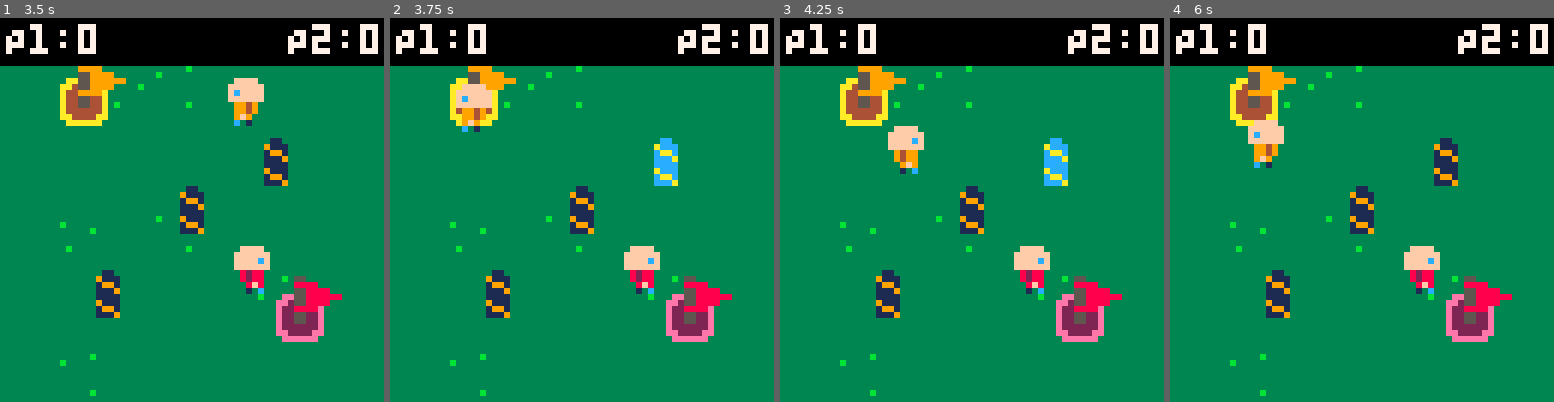
Above: before the commit, frames 1-4 (left to right).
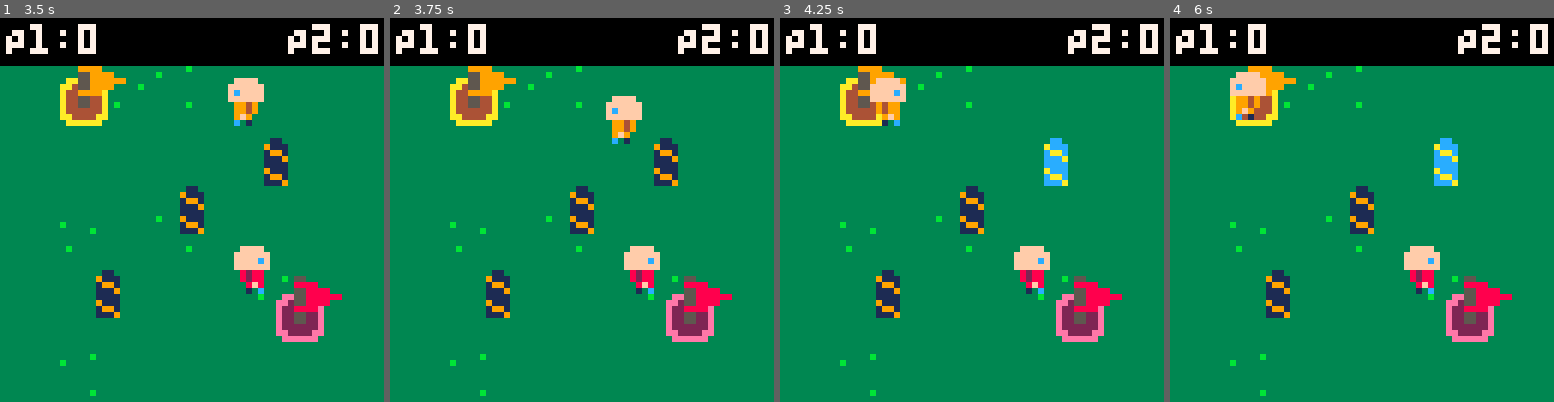
Above: after the commit, the same moments.

Repository: millwardesque/low-rez-jam-2018
Game: PICO-8 cartridge lrj.p8
Two runs of this game, one before a commit and one after it. Both use one fixed random seed, a clock stepped at 60 frames per second and the inputs below.
Inputs:
- Up to frame 1 (3.5 s): tap X (X key) at 0.33, 1.07, 1.85, 2.97 s; tap O (Z key) at 0.7, 1.7, 2.1, 2.5, 2.9, 3.3 s; hold Right 1.6-2.1 s; hold Up 2.15-2.42 s; hold Right 2.47-3.03 s; hold Left from 3.08 s (still down)
- Up to frame 2 (3.75 s): release Left at 3.58 s; hold Down from 3.63 s (still down); tap O (Z key) at 3.7 s
- Up to frame 3 (4.25 s): release Down at 3.97 s; hold Right from 4.02 s (still down); tap X (X key) at 4.08 s; tap O (Z key) at 4.1 s
- Up to frame 4 (6 s): tap O (Z key) every 0.4 s from 4.5 to 5.7 s; release Right at 4.68 s; hold Up 4.73-5.03 s; hold Left 5.08-5.68 s; tap X (X key) at 5.2 s; hold Down from 5.73 s (still down)

Frame 1 is identical in both runs. In frame 2, 2.4% of the frame differs, in the area x 17-75%, y 17-44%; in frame 3, 1.7%; in frame 4, 2.4%, in the area x 15-75%, y 14-44%.

Commit message:
Added collidable obj to improve collisions between players and posts (so far).

Diff:
--- a/game.lua
+++ b/game.lua
@@ -132,8 +132,8 @@
         end
 
         -- Player collision
-        if physics.check_collision(p1.x, p1.y, 8, 8, p2.x, p2.y, 8, 8) then
-            dist = v2.norm(v2.mk(p2.x, p2.y) - v2.mk(p1.x, p1.y))
+        if physics.check_collision_collidable(p1, p2) then
+            dist = v2.norm(p2.col.get_anchor(p2) - p1.col.get_anchor(p1))
             p1_vel = v2.mk(0, 0)
             p2_vel = v2.mk(0, 0)
 
@@ -178,15 +178,13 @@
 
         for obj in all(scene) do
             if obj.type == 'post' then
-                if physics.check_collision(p1.x, p1.y, 8, 8, obj.x, obj.y, 8, 8) then
-                    log.syslog('Collided!')
+                if physics.check_collision_collidable(p1, obj) then
                     obj.activate(obj)
                     p1.x = 10
                     p1.y = 10
                 end
 
-                if physics.check_collision(p2.x, p2.y, 8, 8, obj.x, obj.y, 8, 8) then
-                    log.syslog('Collided2!')
+                if physics.check_collision_collidable(p2, obj) then
                     obj.activate(obj)
                     p2.x = 46
                     p2.y = 46
--- /dev/null
+++ b/lib/collider.lua
@@ -0,0 +1,21 @@
+v2 = require('v2')
+
+local collider = {
+	attach = function(game_obj, anchor_x, anchor_y, w, h)
+        local c = {
+            game_obj = game_obj,
+            anchor_x = anchor_x,
+            anchor_y = anchor_y,
+            w = w,
+            h = h
+        }
+
+        c.get_anchor = function(self)
+        	return v2.mk(self.col.game_obj.x + self.col.anchor_x, self.col.game_obj.y + self.col.anchor_y)
+        end
+
+        game_obj.col = c
+        return game_obj
+    end
+}
+return collider
--- a/lib/physics.lua
+++ b/lib/physics.lua
@@ -8,6 +8,12 @@
 		else
 			return false
 		end
+	end,
+
+	check_collision_collidable = function(o1, o2)
+		o1_anchor = o1.col.get_anchor(o1)
+		o2_anchor = o2.col.get_anchor(o2)
+		return physics.check_collision(o1_anchor.x, o1_anchor.y, o1.col.w, o1.col.h, o2_anchor.x, o2_anchor.y, o2.col.w, o2.col.h)
 	end
 }
 return physics
--- a/lib/player.lua
+++ b/lib/player.lua
@@ -1,3 +1,4 @@
+collider = require('collider')
 game_obj = require('game_obj')
 renderer = require('renderer')
 v2 = require('v2')
@@ -12,6 +13,8 @@
 	    p.has_flag = false
 	    p.renderable.draw_order = 2
 	    p.renderable.palette = palette
+
+	    collider.attach(p, 2, 5, 4, 3)
 
 	    p.update = function (self)
 		    self.vel = v2.mk(0, 0)
--- a/lib/post.lua
+++ b/lib/post.lua
@@ -1,3 +1,4 @@
+collider = require('collider')
 game_obj = require('game_obj')
 renderer = require('renderer')
 
@@ -10,6 +11,8 @@
 	    p.cooldown = 2 * 30
 	    p.cooldown_elapsed = 0
 	    p.is_active = false
+
+	    collider.attach(p, 2, 5, 4, 3)
 
 	    p.activate = function(self)
 	        self.renderable.palette = self.active_palette
--- a/lrj.p8
+++ b/lrj.p8
@@ -165,11 +165,18 @@
 		else
 			return false
 		end
+	end,
+
+	check_collision_collidable = function(o1, o2)
+		o1_anchor = o1.col.get_anchor(o1)
+		o2_anchor = o2.col.get_anchor(o2)
+		return physics.check_collision(o1_anchor.x, o1_anchor.y, o1.col.w, o1.col.h, o2_anchor.x, o2_anchor.y, o2.col.w, o2.col.h)
 	end
 }
 return physics
 end
 package._c["player"]=function()
+collider = require('collider')
 game_obj = require('game_obj')
 renderer = require('renderer')
 v2 = require('v2')
@@ -185,6 +192,8 @@
 	    p.renderable.draw_order = 2
 	    p.renderable.palette = palette
 
+	    collider.attach(p, 2, 5, 4, 3)
+
 	    p.update = function (self)
 		    self.vel = v2.mk(0, 0)
 
@@ -219,6 +228,29 @@
 }
 
 return player
+end
+package._c["collider"]=function()
+v2 = require('v2')
+
+local collider = {
+	attach = function(game_obj, anchor_x, anchor_y, w, h)
+        local c = {
+            game_obj = game_obj,
+            anchor_x = anchor_x,
+            anchor_y = anchor_y,
+            w = w,
+            h = h
+        }
+
+        c.get_anchor = function(self)
+        	return v2.mk(self.col.game_obj.x + self.col.anchor_x, self.col.game_obj.y + self.col.anchor_y)
+        end
+
+        game_obj.col = c
+        return game_obj
+    end
+}
+return collider
 end
 package._c["renderer"]=function()
 log = require('log')
@@ -335,6 +367,7 @@
 return renderer
 end
 package._c["post"]=function()
+collider = require('collider')
 game_obj = require('game_obj')
 renderer = require('renderer')
 
@@ -348,6 +381,8 @@
 	    p.cooldown_elapsed = 0
 	    p.is_active = false
 
+	    collider.attach(p, 2, 5, 4, 3)
+
 	    p.activate = function(self)
 	        self.renderable.palette = self.active_palette
 	        self.is_active = true
@@ -516,8 +551,8 @@
         end
 
         -- Player collision
-        if physics.check_collision(p1.x, p1.y, 8, 8, p2.x, p2.y, 8, 8) then
-            dist = v2.norm(v2.mk(p2.x, p2.y) - v2.mk(p1.x, p1.y))
+        if physics.check_collision_collidable(p1, p2) then
+            dist = v2.norm(p2.col.get_anchor(p2) - p1.col.get_anchor(p1))
             p1_vel = v2.mk(0, 0)
             p2_vel = v2.mk(0, 0)
 
@@ -562,15 +597,13 @@
 
         for obj in all(scene) do
             if obj.type == 'post' then
-                if physics.check_collision(p1.x, p1.y, 8, 8, obj.x, obj.y, 8, 8) then
-                    log.syslog('Collided!')
+                if physics.check_collision_collidable(p1, obj) then
                     obj.activate(obj)
                     p1.x = 10
                     p1.y = 10
                 end
 
-                if physics.check_collision(p2.x, p2.y, 8, 8, obj.x, obj.y, 8, 8) then
-                    log.syslog('Collided2!')
+                if physics.check_collision_collidable(p2, obj) then
                     obj.activate(obj)
                     p2.x = 46
                     p2.y = 46
Not shown, removed: debug.log.p8l
